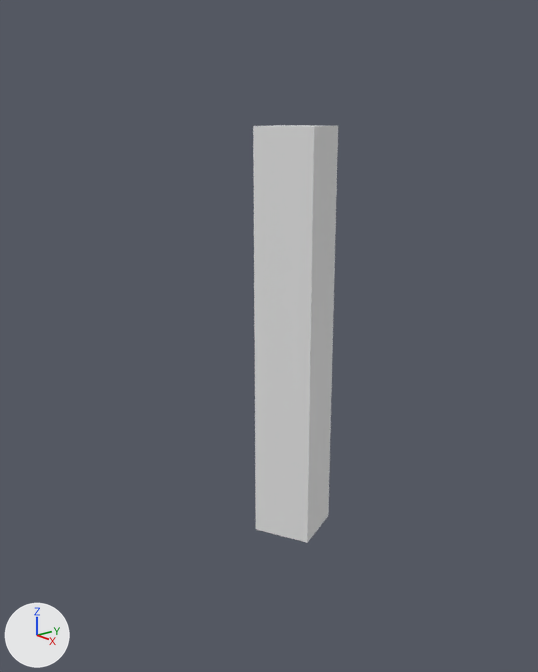
What one commit did to the Blender file spiderAnimation.blend.
Rendered twice from a 50 mm lens placed at (4.56, -3.94, 3.54), pointed at (-0.87, 0.42, 1.49). Every picture has the same lights, and +X, +Y and +Z are marked at lower left.
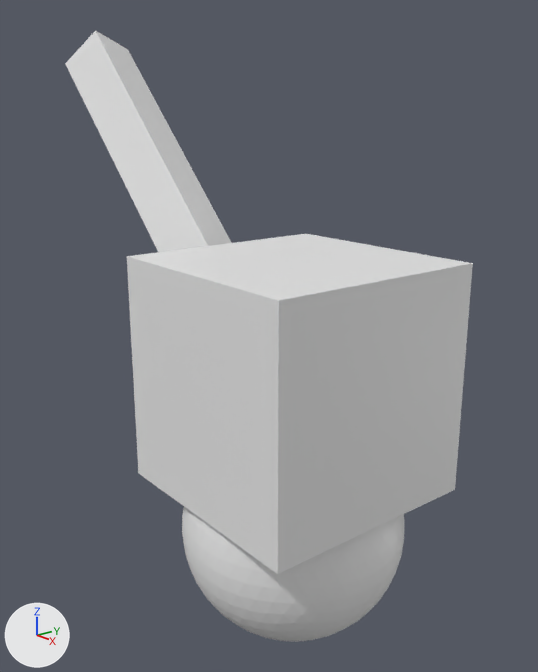
The change, as a diff of the scene's bpy script:
```diff
--- a/spiderAnimation.blend.py
+++ b/spiderAnimation.blend.py
@@ me_cube_001 @@
+me_cube_001.from_pydata(...)  # a box spanning x -1.0..1.0, y -1.0..1.0, z -1.0..1.0
@@ me_icosphere @@
+me_icosphere.from_pydata(...)  # an icosphere of 1280 faces spanning x -1.0..1.0, y -1.0..1.0, z -1.0..1.0
@@ ob_plane @@
 ob_plane = bpy.data.objects.new('Plane', me_plane_001)
-ob_plane.location = (-0.00124, 0.0000203, 0.0000163)
-ob_plane.rotation_euler = (-1.676, -0.942, 2.103)  # degrees (-96, -54, 120)
+ob_plane.parent = ob_cube
+ob_plane.matrix_parent_inverse = Matrix(((1.0, 0.0, 0.0, 0.000334), (0.0, 1.0, 0.0, -0.0018), (0.0, 0.0, 1.0, -1.413), (0.0, 0.0, 0.0, 1.0)))
+ob_plane.location = (-0.869, 0.0000201, 1.705)
+ob_plane.rotation_euler = (-2.388, -0.369, 2.567)  # degrees (-137, -21, 147)
 _m = ob_plane.modifiers.new('Skin', 'SKIN')
@@ ob_cube @@
+ob_cube = bpy.data.objects.new('Cube', me_cube_001)
+ob_cube.location = (0.0, 0.0, 1.41)
@@ ob_icosphere @@
+ob_icosphere = bpy.data.objects.new('Icosphere', me_icosphere)
+ob_icosphere.location = (0.0, 0.0, 0.0)
```

Where the change shows, as pixel boxes (x1, y1, x2, y2) in the pictures (538 x 672 px):
'Cube', added: after (127, 234, 473, 574)
'Plane', moved, turned: before (253, 125, 338, 543); after (65, 30, 232, 252)
'Icosphere', added: after (182, 507, 404, 642)
